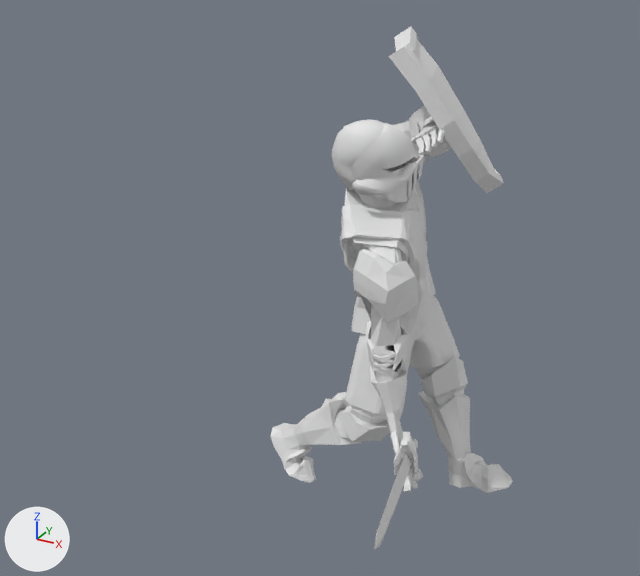
Two versions of the OBJ model OpenGL_Framework/OpenGL_Framework/Assets/Models/KnightAnimations/SideSpecialPoses/SideSpecial6.obj, one commit apart.
Camera for both pictures: a camera (50 mm lens) standing at (2.78, -6.95, 5.53) and looking at (-0.63, -0.74, 2.42). Lighting does not change. The marker at lower left points along +X, +Y and +Z. Where no turn or scale is listed for an object, it has been applied to the vertices.

Names of what the first picture shows: 'SideSpecial6'.
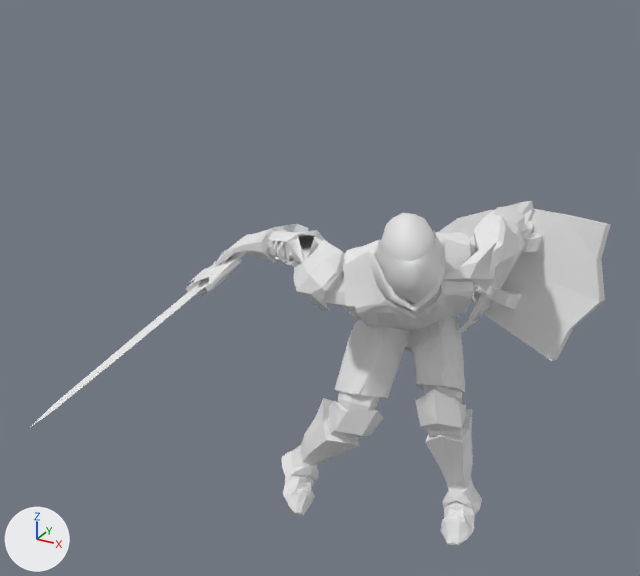
Scene script edits in JSON lines:
```json
{"block": "me_sidespecial6", "where": "# used by ob_sidespecial6; location = (0.0, 0.0, 0.0)"}
{"op": "remove", "block": "me_sidespecial6", "code": "me_sidespecial6.from_pydata(...)  # 4917 vertices, 9649 faces; spans x -1.53..0.99, y -3.01..1.42, z -0.07..4.46"}
{"op": "add", "block": "me_sidespecial6", "code": "me_sidespecial6.from_pydata(...)  # 4917 vertices, 9649 faces; spans x -2.57..1.53, y -2.43..0.84, z -0.06..3.32"}
{"block": "me_sidespecial6", "change": "me_sidespecial6 part 1: the loose piece of 498 vertices spanning x 0.14..0.99, y -3.01..-0.35, z 0.82..1.9 is multiplied about its middle by the matrix ((0.145, 0.603, 0.784), (0.017, 0.791, -0.611), (-0.989, 0.102, 0.105)), then moved by (-2.81, 0.63, 0.49)"}
{"block": "me_sidespecial6", "change": "me_sidespecial6 part 2: the loose piece of 550 vertices spanning x -0.81..0.44, y 0.13..1.42, z 2.99..4.46 is multiplied about its middle by the matrix ((-0.555, 0.187, 0.81), (0.746, 0.543, 0.386), (-0.368, 0.819, -0.441)), then moved by (0.91, -0.21, -1.33)"}
{"block": "me_sidespecial6", "change": "me_sidespecial6 part 3: the loose piece of 106 vertices spanning x -0.59..-0.01, y -0.57..-0.05, z 3.34..3.83 is multiplied about its middle by the matrix ((0.112, 0.779, 0.616), (-0.648, 0.528, -0.55), (-0.754, -0.338, 0.564)), then moved by (0.62, -0.72, -0.63)"}
{"block": "me_sidespecial6", "change": "me_sidespecial6 part 4: 3763 of 4917 vertices moved; they spanned x -1.53..0.92, y -0.95..1.32, z -0.07..3.85 and now span x -2.26..0.89, y -1.24..0.74, z -0.06..3.32; mean shift (-0.11, -0.13, -0.13); largest move (0.38, -0.83, 0.72) -> (-2.26, 0.01, 2.05)"}
```

Pixel boxes [x1, y1, x2, y2] of what changed, in the pictures (640 x 576 px; the box of a moved part takes in the faces that stretch with it):
```json
{"object": "SideSpecial6", "change": "reshaped", "before": [270, 26, 513, 549], "after": [32, 201, 611, 545], "on screen": "138% wider, 34% shorter"}
{"part": 1, "of": "me_sidespecial6", "change": "moved or reshaped", "before": [375, 431, 418, 549], "after": [32, 250, 248, 426]}
{"part": 2, "of": "me_sidespecial6", "change": "moved or reshaped", "before": [388, 26, 504, 193], "after": [438, 209, 611, 361]}
{"part": 3, "of": "me_sidespecial6", "change": "moved or reshaped", "before": [350, 122, 417, 180], "after": [377, 230, 442, 304]}
{"part": 4, "of": "me_sidespecial6", "change": "moved or reshaped", "before": [270, 117, 513, 493], "after": [212, 201, 534, 545]}
```
